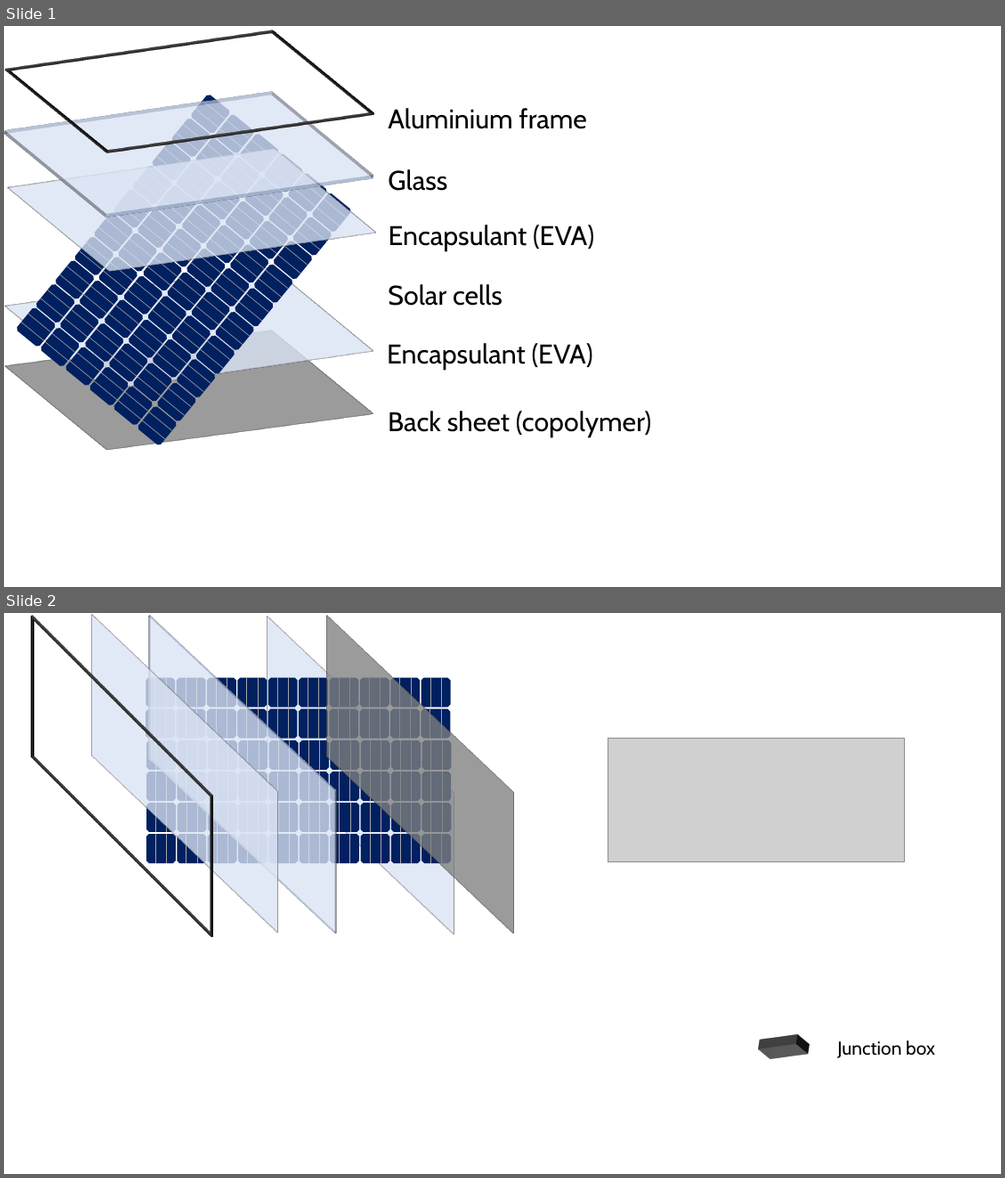
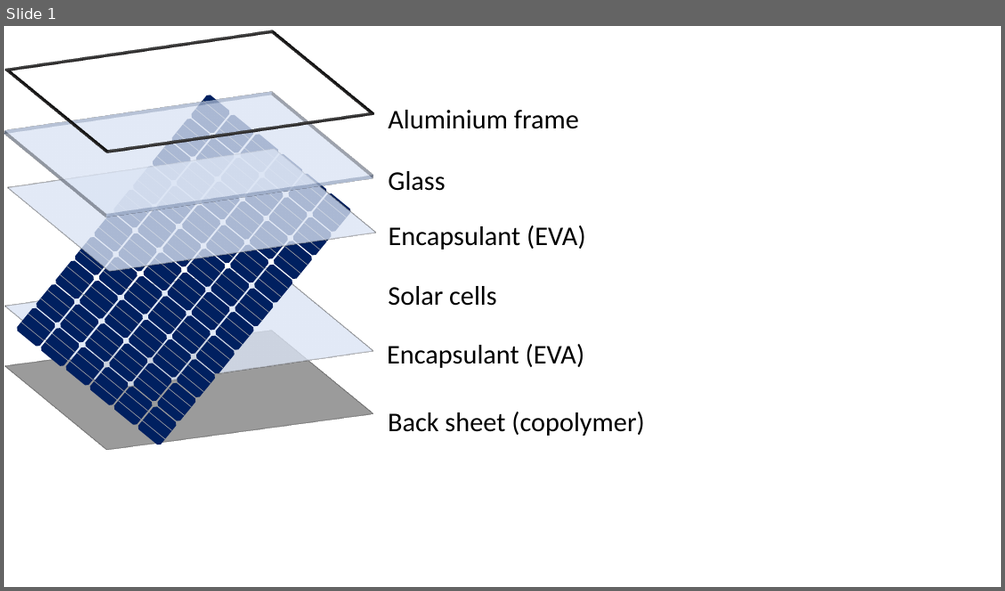
Before and after one commit to martavp/pv-textbook, a slide deck: Figures/Chapter_01/drawings/Fig1.7_PV_module.pptx. Shown one above the other, each under a label of ours: slides 1 and 2 before the commit, slide 1 after it. The pictures are 1005x1178 and 1005x591 pixels, drawn with LibreOffice and Linux fonts; fonts in the diff are those of the drawing; grey boxes stand for pictures. Boxes give left, top, right and bottom in pixels: in the first picture for what was removed or moved away, otherwise in the second. Text is boxed around its words. In the diff, an @@ line names an element or a change of style, - is before the commit and + after.

```diff
--- a/Figures/Chapter_01/drawings/Fig1.7_PV_module.pptx
+++ b/Figures/Chapter_01/drawings/Fig1.7_PV_module.pptx
@@ slide 2 removed at <box>4,613,1001,1174</box>, background #FFFFFF @@
@@ frame removed at <box>4,680,279,874</box> @@
@@ rectangle removed at <box>25,676,342,870</box> @@
@@ rectangle removed at <box>83,677,399,872</box> @@
@@ rectangle removed at <box>202,678,518,873</box> @@
@@ rectangle removed at <box>261,677,577,872</box> @@
@@ picture removed at <box>608,738,905,861</box> @@
@@ group removed at <box>146,677,451,863</box>: 120 lines, 60 octagons @@
@@ rectangle removed at <box>760,1040,805,1062</box> @@
@@ text removed at <box>837,1040,935,1058</box> @@
-Junction box
@@ slide 1 changed as well @@
@@ font Cabin to Calibri in 6 elements at <box>388,110,579,129</box>, <box>388,171,445,191</box>, <box>388,225,586,249</box>, <box>387,344,585,368</box>, <box>388,286,497,305</box>, <box>388,411,644,435</box> @@
```
Also in this commit, not shown: 5 other files.
